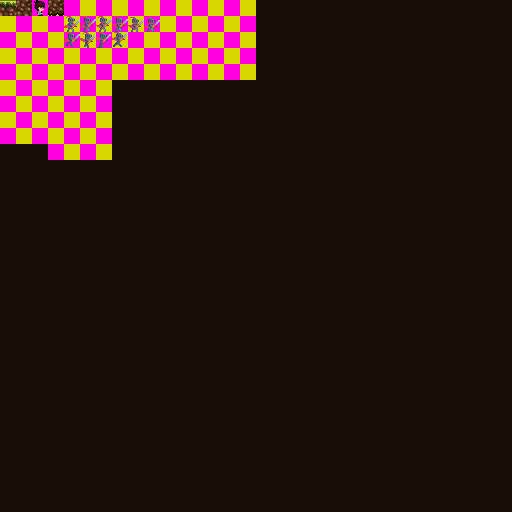
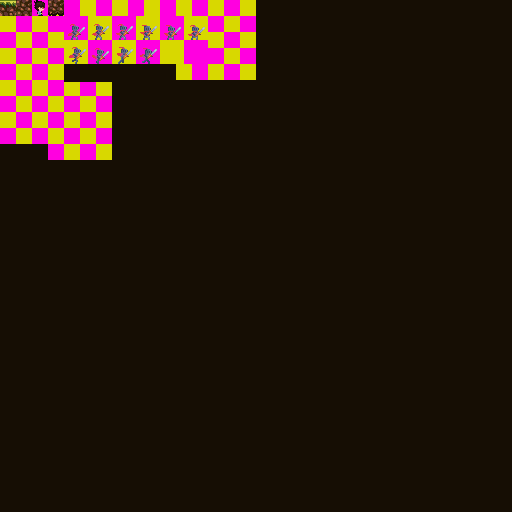
Two versions of the same layered image (512 × 512). Layer-by-layer changes:
renamed "Pasted Layer" to "figures", painted on it over [64,16,205,64]
renamed "Background" to "bg", painted on it over [64,16,208,82]
